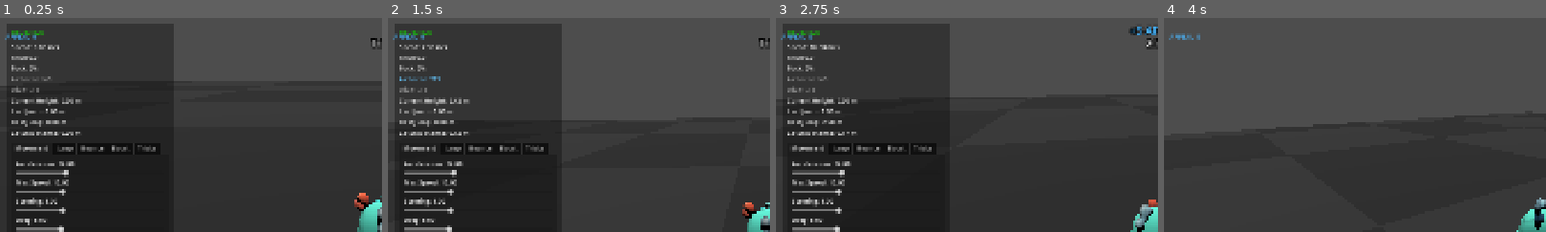
Above: before the commit, frames 1-4 (left to right).
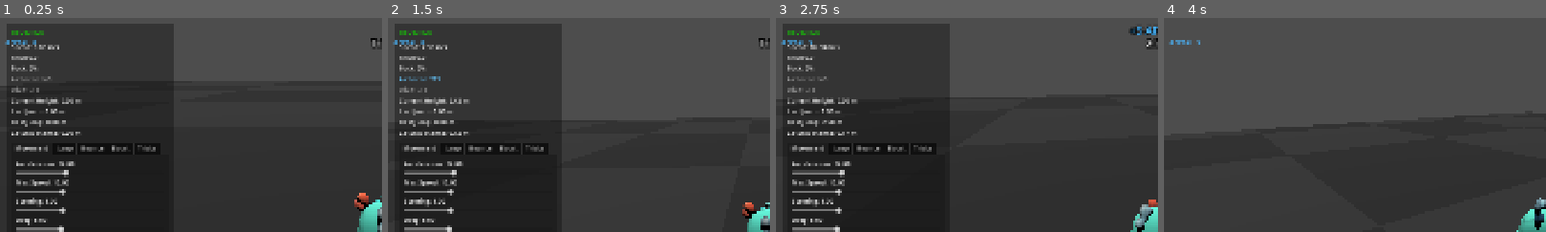
Above: after the commit, the same moments.

Repository: mika-marcondes/axie-jam
Game: Godot game, scene res://scenes/contest/contest_greybox.tscn
Two runs of this game, one before a commit and one after it. Both use one fixed random seed, a clock stepped at 60 frames per second and the inputs below.
Inputs:
- Up to frame 1 (0.25 s): no input
- Up to frame 2 (1.5 s): tap Enter at 0.5 s; hold D (move_right) 0.53-1.28 s; hold Shift (boost) 0.53-1.28 s; tap Space (jump) at 0.77 s; hold S (move_back) from 1.28 s (still down); tap Q (camera_left) at 1.35 s
- Up to frame 3 (2.75 s): tap Space (jump) at 1.52 s; release S (move_back) at 2.03 s; hold D (move_right) from 2.03 s (still down); tap E (camera_right) at 2.1 s
- Up to frame 4 (4 s): release D (move_right) at 2.78 s; hold W (move_forward) 2.78-3.53 s; tap 1 (toggle_dev_mode) at 2.85 s; tap Space (jump) at 3.02, 3.77 s; hold A (move_left) from 3.53 s (still down); hold Up (trick_dive) from 3.53 s (still down)
The pictures show only the part of the screen within x 0-50%, y 0-50%; the shares and areas given below are measured in that part.

The runs differ from the first frame. In frame 1, 0.3% of the frame differs, in the area x 1-10%, y 7-13%; in frame 2, 0.3%; in frame 3, 0.3%; in frame 4, 0.3%.

Commit message:
miss visual feedback

Diff:
--- a/scenes/ui/game_hud.tscn
+++ b/scenes/ui/game_hud.tscn
@@ -40,6 +40,15 @@
 text = "Trick"
 horizontal_alignment = 1
 
+[node name="BounceFeedbackLabel" type="Label" parent="MarginContainer/VBoxContainer" unique_id=1474827103]
+unique_name_in_owner = true
+layout_mode = 2
+theme_override_colors/font_outline_color = Color(0, 0, 0, 1)
+theme_override_constants/outline_size = 8
+theme_override_font_sizes/font_size = 24
+text = "Accuracy"
+horizontal_alignment = 1
+
 [node name="EventCenter" type="CenterContainer" parent="." unique_id=235040045]
 offset_left = 12.0
 offset_top = 12.0
--- a/scripts/player/ball_controller.gd
+++ b/scripts/player/ball_controller.gd
@@ -3,9 +3,13 @@
 
 signal landed(impact_speed: float)
 signal bounced(impact_speed: float, bounce_velocity: float)
+signal bounce_feedback(
+	grade: BounceGrade
+)
 
 enum BounceGrade {
 	NONE,
+	MISS,
 	LATE,
 	GOOD,
 	PERFECT
@@ -37,6 +41,7 @@
 @export_category("Bounce")
 @export_range(0.0, 1.0, 0.05) var bounce_retention: float = 0.75
 @export var bounce_input_window: float = 0.50
+@export var bounce_attempt_window: float = 0.75
 
 @export_category("Bounce Timing")
 @export_range(10.0, 120.0, 1.0) var bounce_permission_angle: float = 70.0
@@ -47,9 +52,11 @@
 @export_range(45.0, 180.0, 1.0) var bounce_preview_angle: float = 110.0
 
 @export_category("Bounce Feedback")
+@export var bounce_feedback_time: float = 0.25
 @export var bounce_shadow_normal_color: Color = Color("#181818")
 @export var bounce_shadow_ready_color: Color = Color("#5FD4F5")
 @export var bounce_glow_ready_color: Color = Color("#48DFFF")
+@export var bounce_miss_color: Color = Color("#FF5C5C")
 @export var bounce_late_color: Color = Color("#F6C85F")
 @export var bounce_good_color: Color = Color("#72E06A")
 @export var bounce_perfect_color: Color = Color("#B66CFF")
@@ -107,6 +114,8 @@
 var bounce_input_timer: float = 0.0
 var is_bounce_armed: bool = false
 var armed_bounce_grade: BounceGrade = BounceGrade.NONE
+var bounce_feedback_timer: float = 0.0
+var bounce_feedback_grade: BounceGrade = BounceGrade.NONE
 
 var ground_shadow_material: ShaderMaterial
 var rider_shadow_material: ShaderMaterial
@@ -126,6 +135,14 @@
 
 
 func _physics_process(delta: float) -> void:
+	bounce_feedback_timer = maxf(
+	bounce_feedback_timer - delta,
+	0.0
+)
+
+	if bounce_feedback_timer <= 0.0:
+		bounce_feedback_grade = BounceGrade.NONE
+
 	update_bounce_input(delta)
 	handle_jump(delta)
 	apply_gravity(delta)
@@ -362,17 +379,44 @@
 	)
 
 	if bounce_input_timer <= 0.0:
-		clear_armed_bounce()
+		is_bounce_armed = false
 
 	if not Input.is_action_just_pressed("jump"):
 		return
 
-	if is_on_floor() or not can_arm_bounce():
-		return
-
-	armed_bounce_grade = get_bounce_grade()
+	if is_on_floor():
+		return
+
+	if velocity.y >= 0.0:
+		return
+
+	var time_to_ground: float = (
+		get_estimated_time_to_ground()
+	)
+
+	if time_to_ground > bounce_attempt_window:
+		return
+
+	var grade: BounceGrade = get_bounce_grade()
+
+	if (
+		time_to_ground > bounce_input_window
+		or grade == BounceGrade.NONE
+	):
+		show_bounce_miss()
+		return
+
+	armed_bounce_grade = grade
 	is_bounce_armed = true
 	bounce_input_timer = bounce_input_window
+
+	start_bounce_feedback(
+		armed_bounce_grade
+	)
+
+	bounce_feedback.emit(
+		armed_bounce_grade
+	)
 
 
 func can_arm_bounce() -> bool:
@@ -459,6 +503,9 @@
 	grade: BounceGrade
 ) -> Color:
 	match grade:
+		BounceGrade.MISS:
+			return bounce_miss_color
+
 		BounceGrade.LATE:
 			return bounce_late_color
 
@@ -485,6 +532,16 @@
 	return (
 		get_estimated_time_to_ground()
 		<= bounce_preview_time
+	)
+
+
+func show_bounce_miss() -> void:
+	start_bounce_feedback(
+		BounceGrade.MISS
+	)
+
+	bounce_feedback.emit(
+		BounceGrade.MISS
 	)
 
 
@@ -522,7 +579,12 @@
 	var strength: float = 0.0
 	var glow_color: Color = bounce_glow_ready_color
 
-	if is_bounce_armed:
+	if bounce_feedback_timer > 0.0:
+		strength = 1.0
+		glow_color = get_bounce_grade_color(
+			bounce_feedback_grade
+		)
+	elif is_bounce_armed:
 		strength = 1.0
 		glow_color = get_bounce_grade_color(
 			armed_bounce_grade
@@ -537,6 +599,7 @@
 		"glow_strength",
 		strength
 	)
+
 	bounce_glow_material.set_shader_parameter(
 		"glow_color",
 		glow_color
@@ -550,7 +613,11 @@
 	var shadow_color: Color = bounce_shadow_normal_color
 
 	if ground_shadow_bounce_feedback_enabled:
-		if is_bounce_armed:
+		if bounce_feedback_timer > 0.0:
+			shadow_color = get_bounce_grade_color(
+				bounce_feedback_grade
+			)
+		elif is_bounce_armed:
 			shadow_color = get_bounce_grade_color(
 				armed_bounce_grade
 			)
@@ -580,6 +647,14 @@
 			"shadow_color",
 			bounce_shadow_normal_color
 		)
+
+
+func start_bounce_feedback(
+	grade: BounceGrade
+) -> void:
+	bounce_feedback_grade = grade
+	bounce_feedback_timer = bounce_feedback_time
+
 
 #endregion
 
--- a/scripts/ui/game_hud.gd
+++ b/scripts/ui/game_hud.gd
@@ -14,6 +14,13 @@
 @export var appeal_color: Color = Color("#4AB7FF")
 @export var trick_line_color: Color = Color("#FFFFFF")
 
+@export_category("Bounce Feedback")
+@export var bounce_feedback_display_time: float = 0.65
+
+@onready var bounce_feedback_label: Label = (
+	%BounceFeedbackLabel
+)
+
 @onready var appeal_label: Label = %AppealLabel
 @onready var combo_score_label: Label = %ComboLabel
 @onready var trick_line_label: Label = %TrickLineLabel
@@ -28,12 +35,21 @@
 var showing_bank_result: bool = false
 var display_revision: int = 0
 
+var bounce_feedback_revision: int = 0
+
 
 #region Lifecycle
 
 func _ready() -> void:
 	if performance == null:
 		return
+
+	if ball != null:
+		ball.bounce_feedback.connect(
+			_on_bounce_feedback
+		)
+
+	bounce_feedback_label.text = ""
 
 	performance.appeal_changed.connect(_on_appeal_changed)
 	performance.combo_changed.connect(_on_combo_changed)
@@ -303,4 +319,45 @@
 	showing_bank_result = false
 	clear_combo_display()
 
-#endregion
+func _on_bounce_feedback(
+	grade: BallController.BounceGrade
+) -> void:
+	var feedback_text: String = ""
+
+	match grade:
+		BallController.BounceGrade.MISS:
+			feedback_text = "MISS"
+
+		BallController.BounceGrade.LATE:
+			feedback_text = "LATE"
+
+		BallController.BounceGrade.GOOD:
+			feedback_text = "GOOD"
+
+		BallController.BounceGrade.PERFECT:
+			feedback_text = "PERFECT!"
+
+		_:
+			return
+
+	bounce_feedback_label.text = feedback_text
+
+	bounce_feedback_label.add_theme_color_override(
+		"font_color",
+		ball.get_bounce_grade_color(grade)
+	)
+
+	bounce_feedback_revision += 1
+
+	var revision: int = bounce_feedback_revision
+
+	await get_tree().create_timer(
+		bounce_feedback_display_time
+	).timeout
+
+	if revision != bounce_feedback_revision:
+		return
+
+	bounce_feedback_label.text = ""
+
+#endregion
